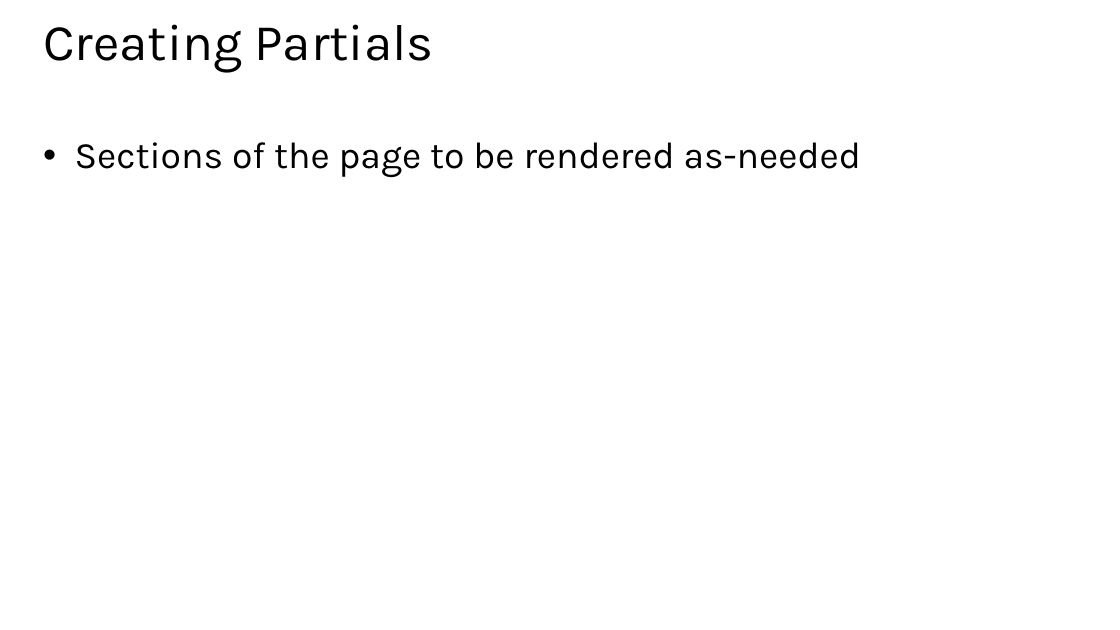
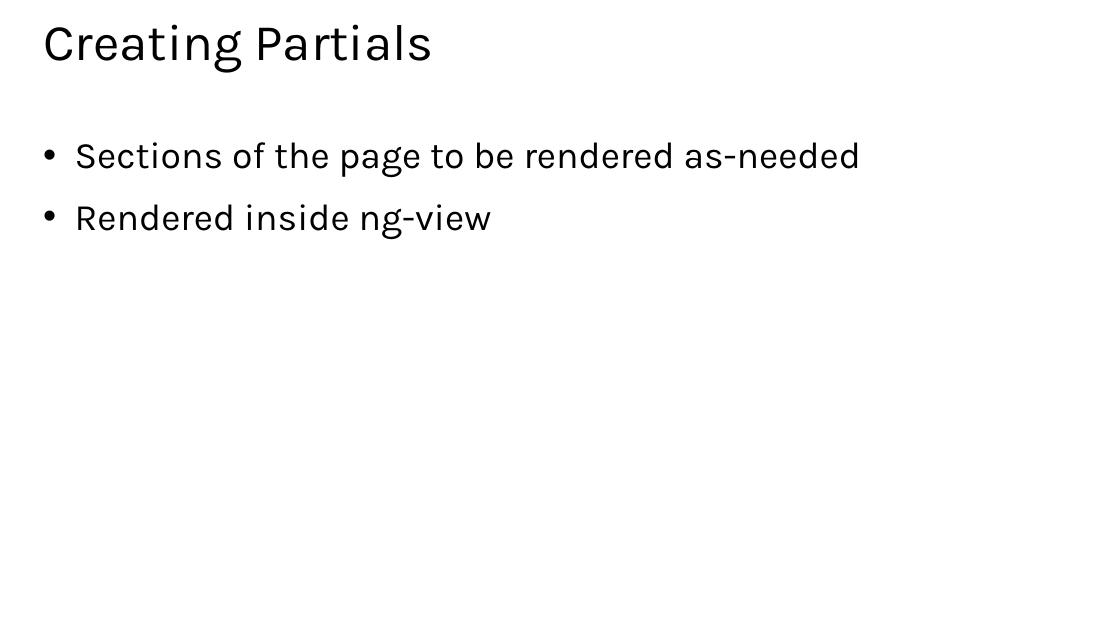
Before and after one commit to hwz/chirp, a slide deck: slide 22 of slides/module2.pptx. Drawn at 1120x630 pixels with LibreOffice and Linux fonts; fonts in the diff are those of the drawing. Boxes give left, top, right and bottom in pixels: in the first picture for what was removed or moved away, otherwise in the second. Text is boxed around its words. In the diff, an @@ line names an element or a change of style, - is before the commit and + after.

```diff
--- a/slides/module2.pptx
+++ b/slides/module2.pptx
@@ text at [75, 204, 492, 240]: paragraph added @@
+• Rendered inside ng-view
```
Also in this commit, not shown: 1 slide added, 4 other files.
